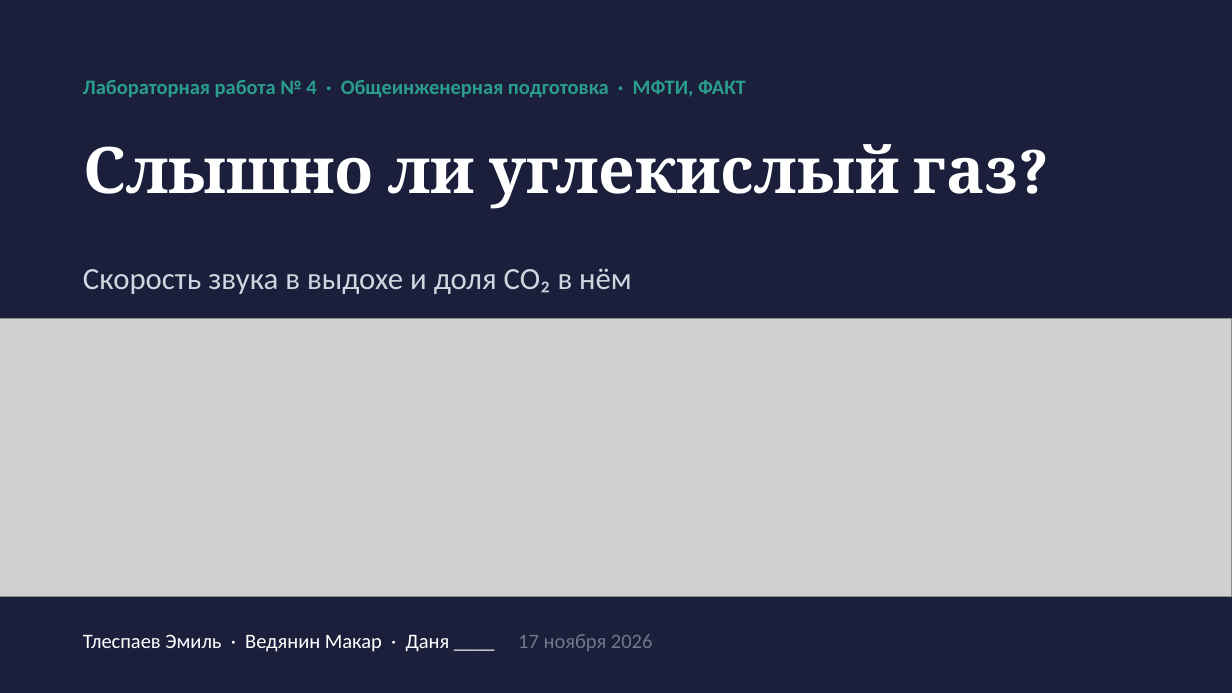
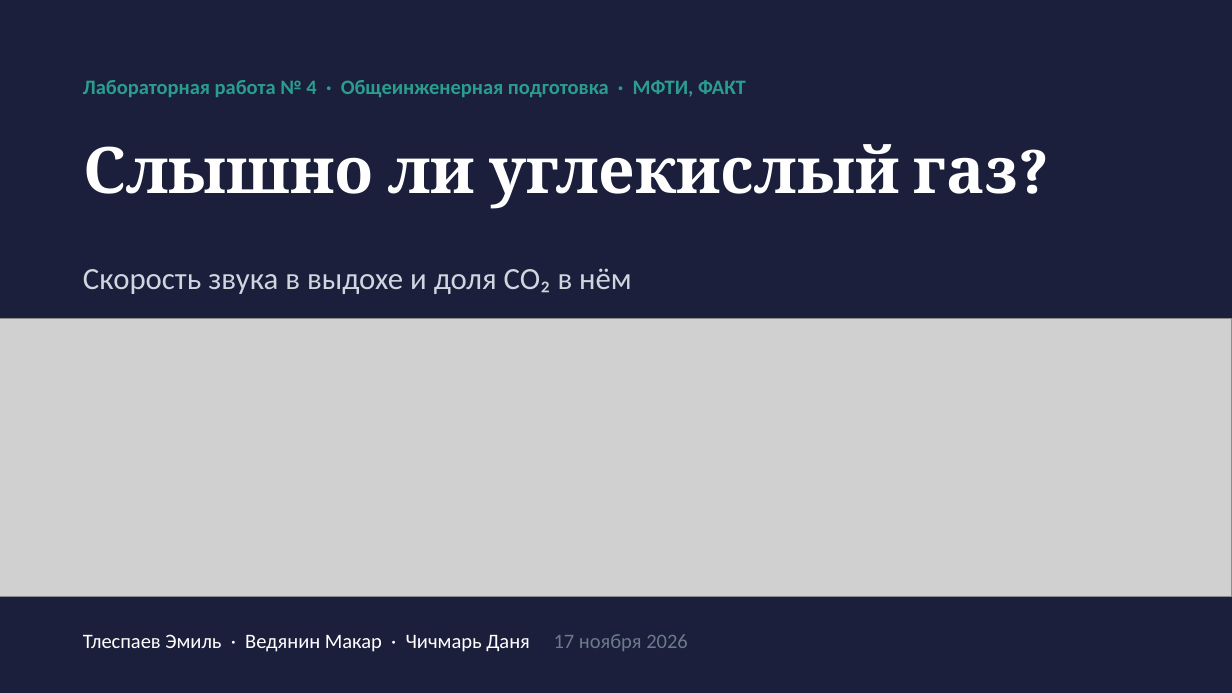
Before and after one commit to Zemiiil/sound-velocity, a slide deck: slide 1 of sound/report/sound-presentation.pptx. Drawn at 1232x693 pixels with LibreOffice and Linux fonts; fonts in the diff are those of the drawing; grey boxes stand for pictures. Boxes give left, top, right and bottom in pixels: in the first picture for what was removed or moved away, otherwise in the second. Text is boxed around its words. In the diff, an @@ line names an element or a change of style, - is before the commit and + after.

```diff
--- a/sound/report/sound-presentation.pptx
+++ b/sound/report/sound-presentation.pptx
@@ text at [83, 634, 687, 652]: text changed @@
-Тлеспаев Эмиль · Ведянин Макар · Даня ____ 17 ноября 2026
+Тлеспаев Эмиль · Ведянин Макар · Чичмарь Даня 17 ноября 2026
```
Also in this commit, not shown: 3 other files.
